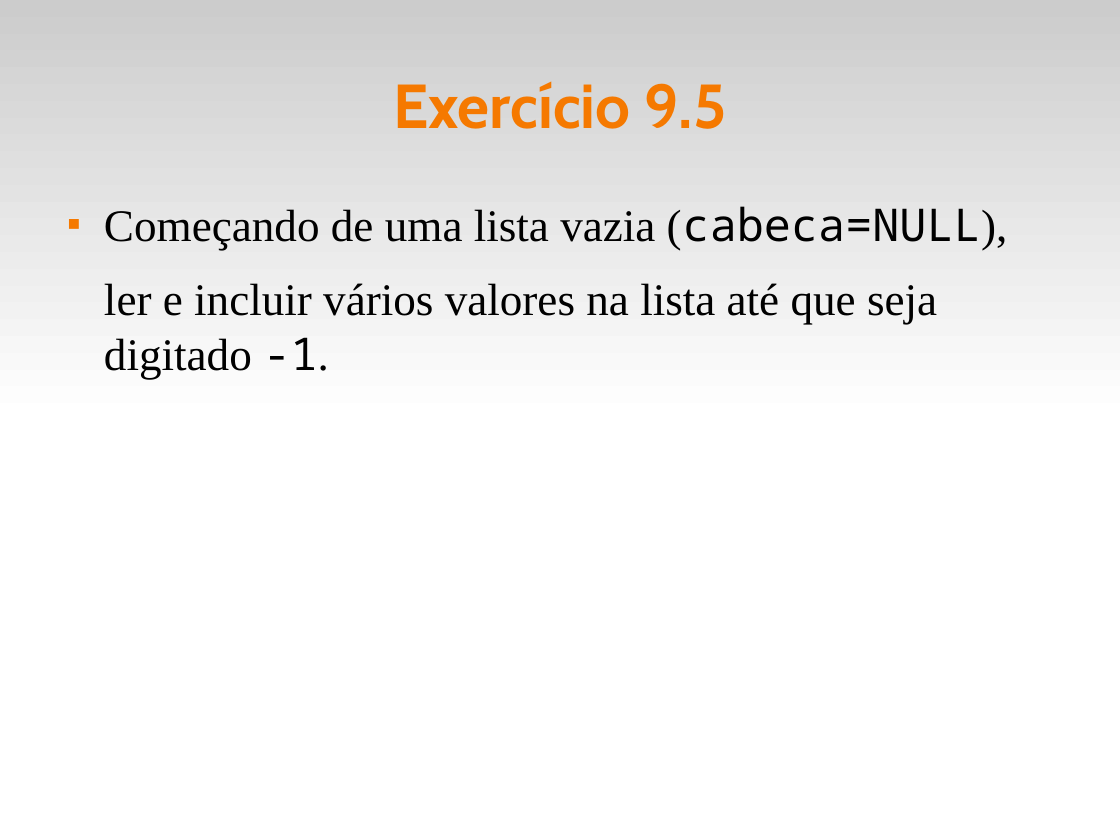
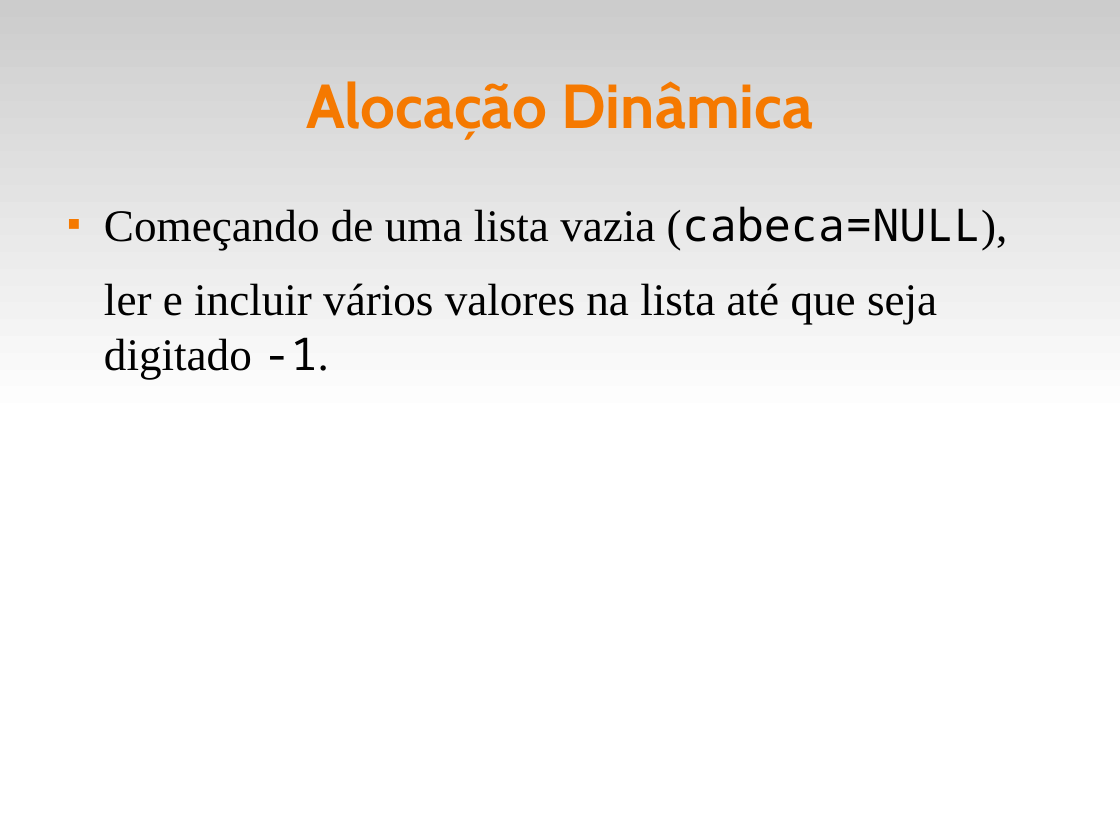
Before and after one commit to fsantanna-uerj/LP1, a slide deck: slide 15 of Slides/lp1-09-listas.odp (slide 13 before the commit). Drawn at 1120x840 pixels with LibreOffice and Linux fonts; fonts in the diff are those of the drawing. Boxes give left, top, right and bottom in pixels: in the first picture for what was removed or moved away, otherwise in the second. Text is boxed around its words. In the diff, an @@ line names an element or a change of style, - is before the commit and + after.

```diff
--- a/Slides/lp1-09-listas.odp
+++ b/Slides/lp1-09-listas.odp
@@ title at <box>306,81,814,140</box>: text changed @@
-Exercício 9.5
+Alocação Dinâmica
```
Also in this commit, not shown: 1 other slide changed, 2 slides added, 2 other files.
